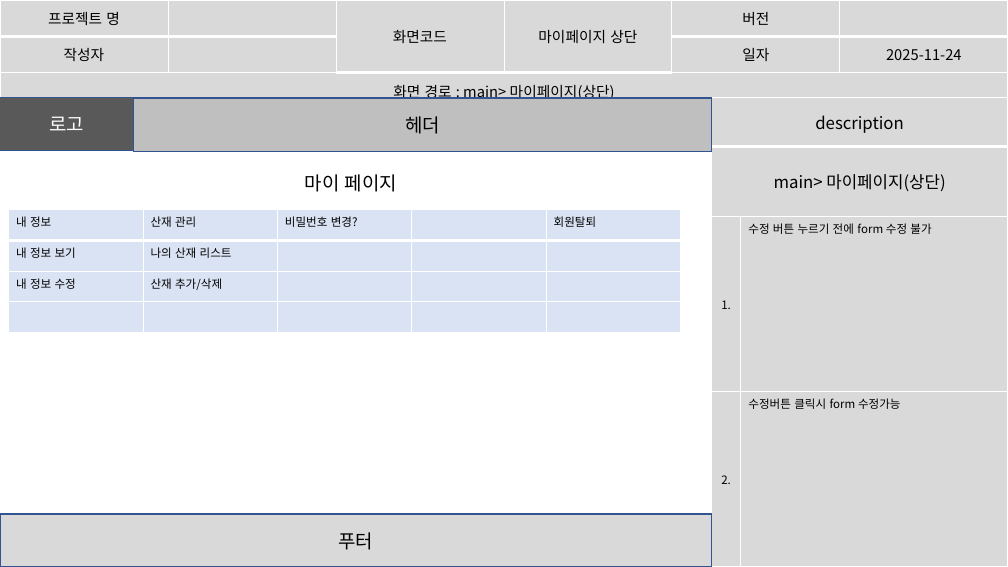
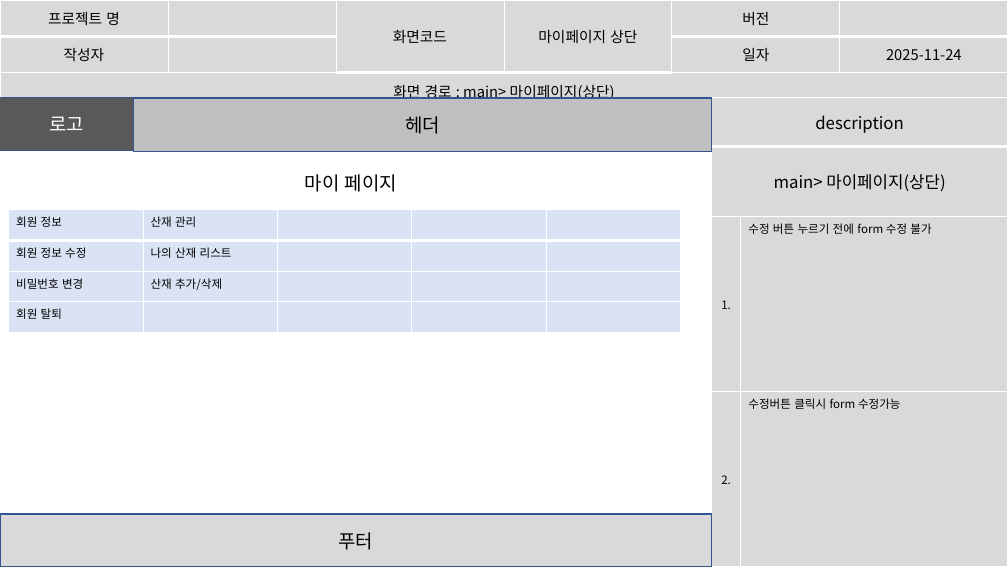
Before and after one commit to imyongchan/source, a slide deck: slide 17 of 스토리보드- 11.20/스토리보드_종합중.pptx (slide 18 before the commit). Drawn at 1008x567 pixels with LibreOffice and Linux fonts; fonts in the diff are those of the drawing. Boxes give left, top, right and bottom in pixels: in the first picture for what was removed or moved away, otherwise in the second. Text is boxed around its words. In the diff, an @@ line names an element or a change of style, - is before the commit and + after.

```diff
--- a/스토리보드- 11.20/스토리보드_종합중.pptx
+++ b/스토리보드- 11.20/스토리보드_종합중.pptx
@@ table at bbox=[8, 209, 681, 332] @@
-row 1: 내 정보 | 산재 관리 | 비밀번호 변경? |  | 회원탈퇴
+row 1: 회원 정보 | 산재 관리 |  |  | 
-row 2, column 1: 내 정보 보기
+row 2, column 1: 회원 정보 수정
-row 3, column 1: 내 정보 수정
+row 3, column 1: 비밀번호 변경
-row 4, column 1: 
+row 4, column 1: 회원 탈퇴
```
Also in this commit, not shown: 9 other slides changed, 10 slides added, 2 slides removed.
